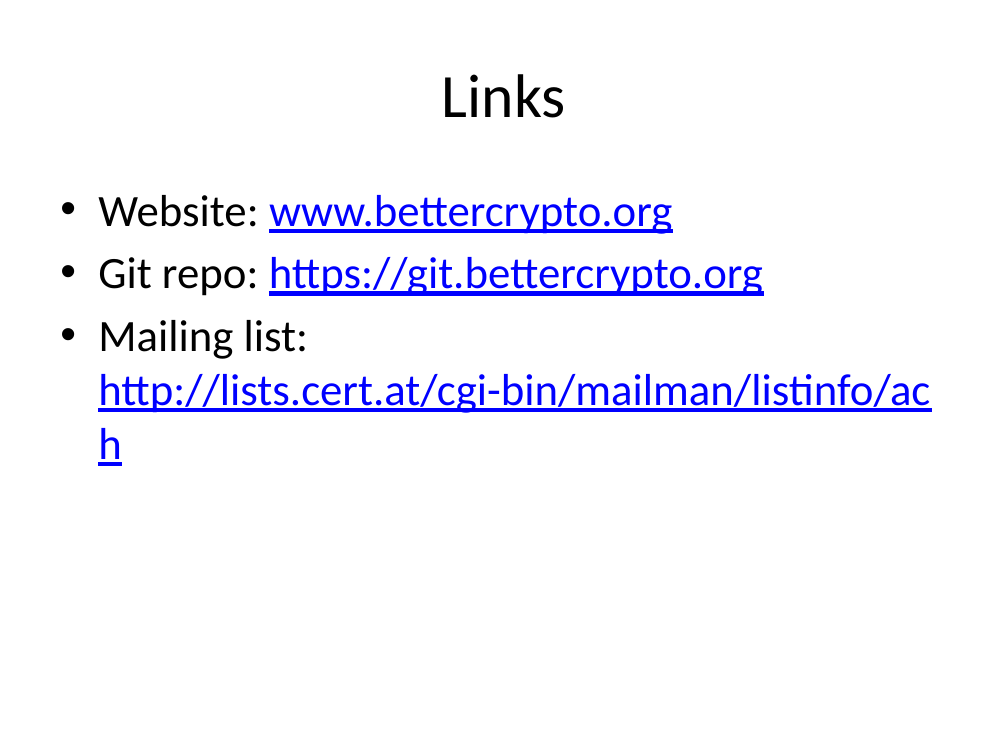
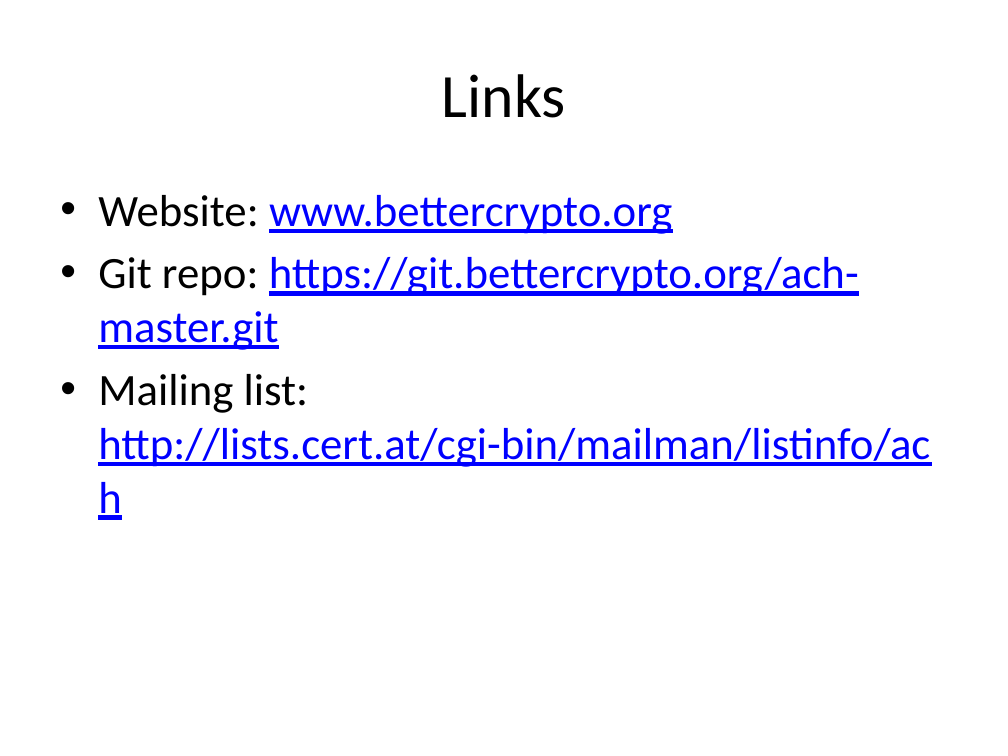
Before and after one commit to BetterCrypto/Applied-Crypto-Hardening, a slide deck: slide 24 of presentations/20131113 ACH project2.pptx. Drawn at 1008x756 pixels with LibreOffice and Linux fonts; fonts in the diff are those of the drawing. Boxes give left, top, right and bottom in pixels: in the first picture for what was removed or moved away, otherwise in the second. Text is boxed around its words. In the diff, an @@ line names an element or a change of style, - is before the commit and + after.

Commit message:
fix presentation: git repo url was wrong

```diff
--- a/presentations/20131113 ACH project2.pptx
+++ b/presentations/20131113 ACH project2.pptx
@@ text at box(98, 257, 859, 350): text changed @@
-• Git repo: https://git.bettercrypto.org
+• Git repo: https://git.bettercrypto.org/ach-master.git
```
Also in this commit, not shown: 1 other slide changed, 1 slide added, 1 other file.
